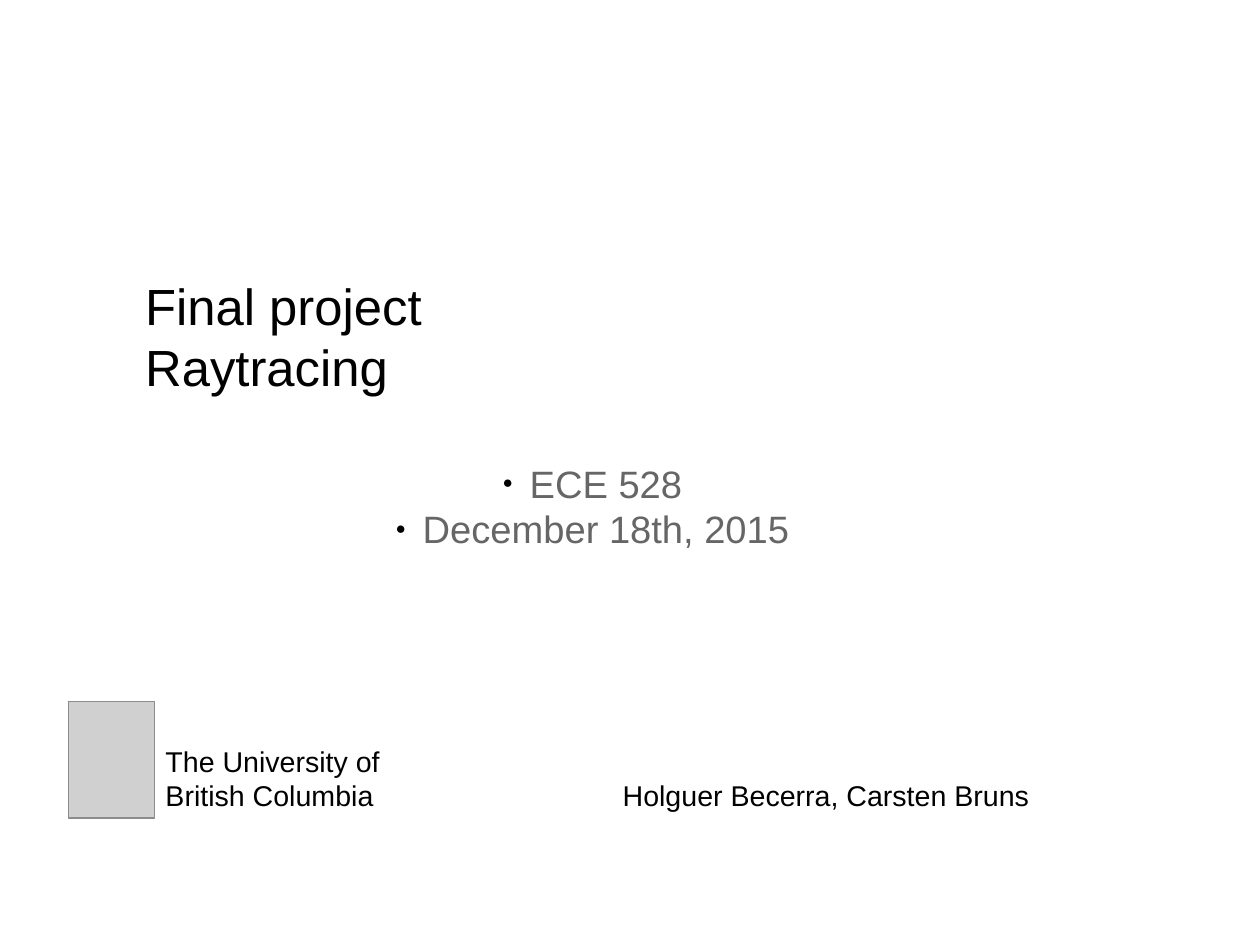
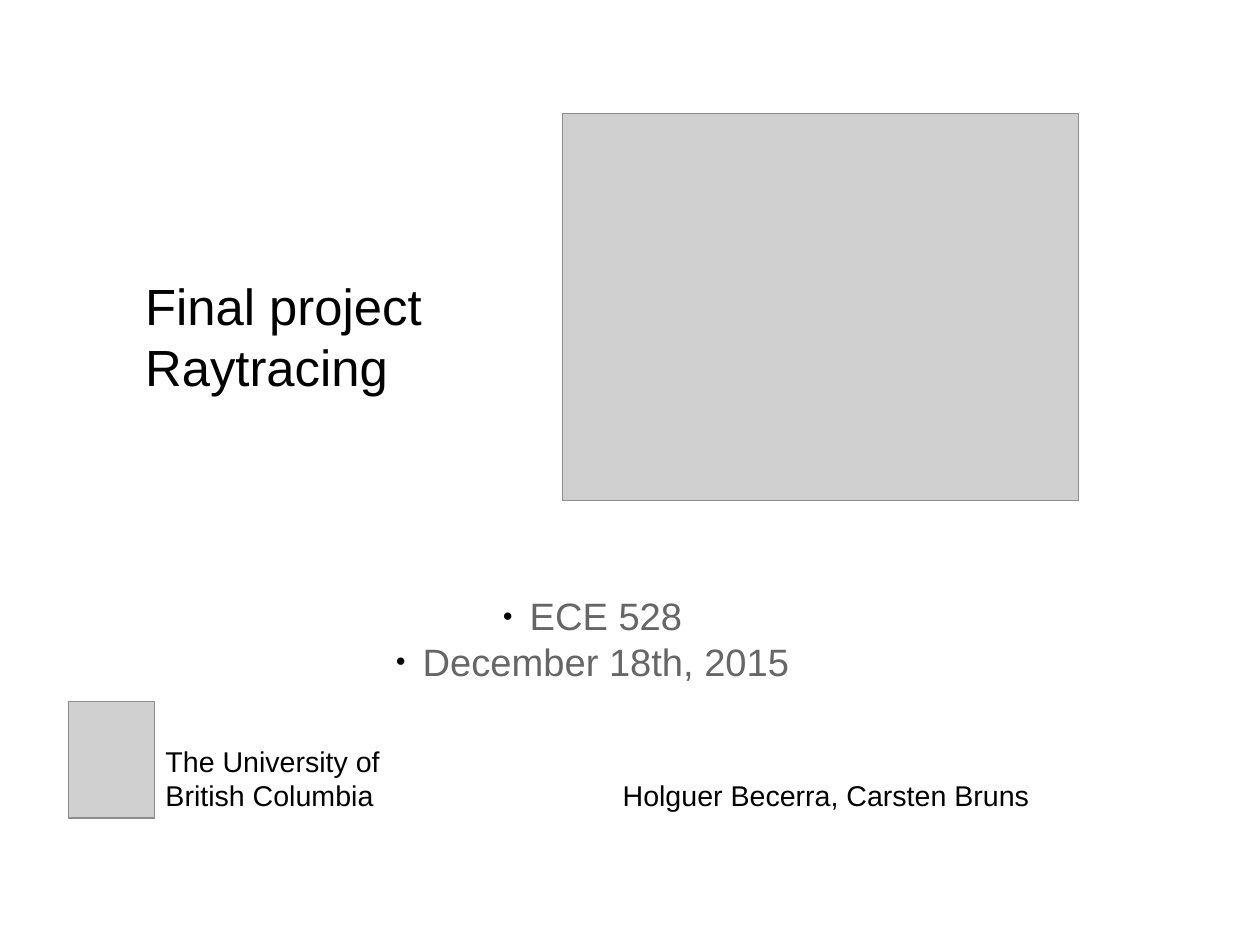
Before and after one commit to carstenbru/eece528_final, a slide deck: slide 1 of presentation/EECE528_project.odp. Drawn at 1260x945 pixels with LibreOffice and Linux fonts; fonts in the diff are those of the drawing; grey boxes stand for pictures. Boxes give left, top, right and bottom in pixels: in the first picture for what was removed or moved away, otherwise in the second. Text is boxed around its words. In the diff, an @@ line names an element or a change of style, - is before the commit and + after.

```diff
--- a/presentation/EECE528_project.odp
+++ b/presentation/EECE528_project.odp
@@ picture added at box(563, 113, 1079, 501) @@
@@ text "ECE 528": place and size @@
-text "ECE 528" at box(423, 471, 789, 548)
+text "ECE 528" at box(423, 603, 789, 681)
```
Also in this commit, not shown: 11 other slides changed, 5 other files.
